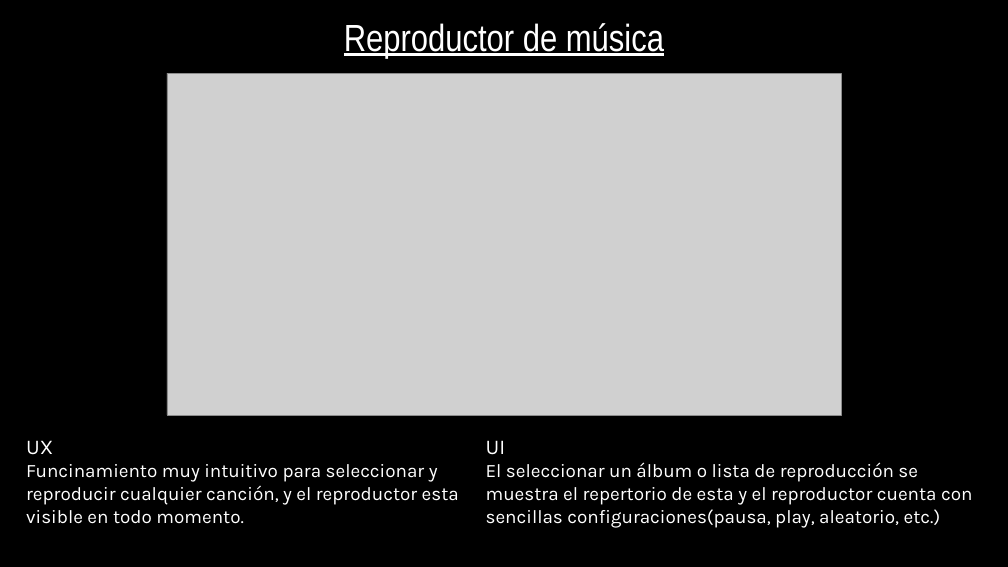
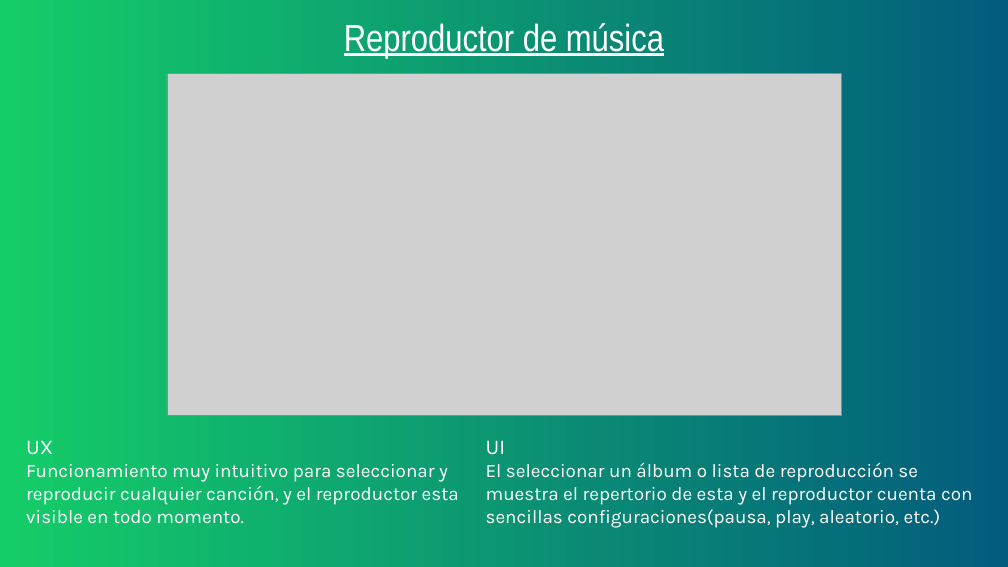
Before and after one commit to kiikedls/losjuanes, a slide deck: slide 6 of tarea/Spotify.pptx. Drawn at 1008x567 pixels with LibreOffice and Linux fonts; fonts in the diff are those of the drawing; grey boxes stand for pictures; background and template pictures are left out. Boxes give left, top, right and bottom in pixels: in the first picture for what was removed or moved away, otherwise in the second. Text is boxed around its words. In the diff, an @@ line names an element or a change of style, - is before the commit and + after.

```diff
--- a/tarea/Spotify.pptx
+++ b/tarea/Spotify.pptx
@@ background picture (left out) to gradient #14CD68 to #035C7D @@
@@ text at bbox=[26, 464, 459, 524]: text changed @@
-Funcinamiento muy intuitivo para seleccionar y reproducir cualquier canción, y el reproductor esta visible en todo momento.
+Funcionamiento muy intuitivo para seleccionar y reproducir cualquier canción, y el reproductor esta visible en todo momento.
```
Also in this commit, not shown: 6 other slides changed.
